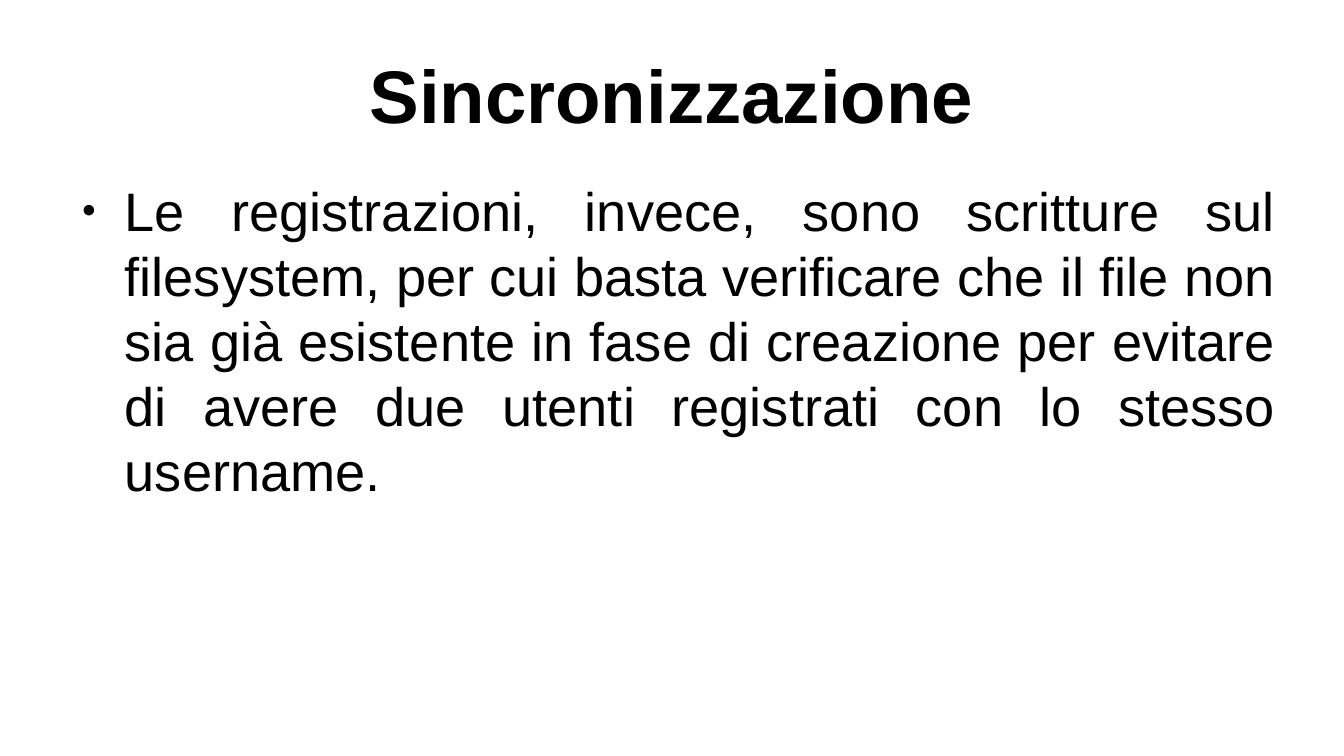
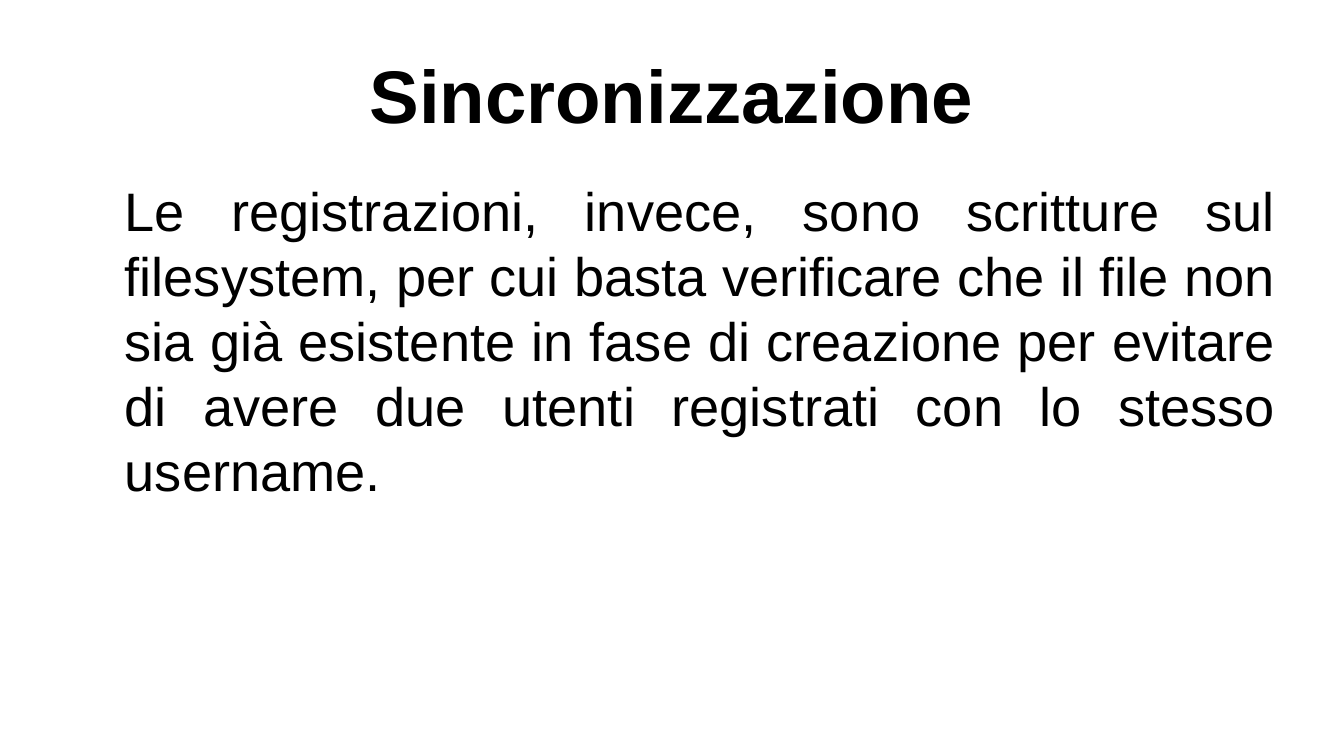
Before and after one commit to lucaMastro/progetto_SO, a slide deck: slide 30 of presentazione_progetto_SO.odp (slide 21 before the commit). Drawn at 1344x756 pixels with LibreOffice and Linux fonts; fonts in the diff are those of the drawing. Boxes give left, top, right and bottom in pixels: in the first picture for what was removed or moved away, otherwise in the second. Text is boxed around its words. In the diff, an @@ line names an element or a change of style, - is before the commit and + after.

```diff
--- a/presentazione_progetto_SO.odp
+++ b/presentazione_progetto_SO.odp
@@ text "Le registrazioni, invece, sono scritture ..." at (x1=125, y1=191, x2=1275, y2=492): bullet ● to none @@
```
Also in this commit, not shown: 8 other slides changed, 11 slides added, 1 slide removed.
